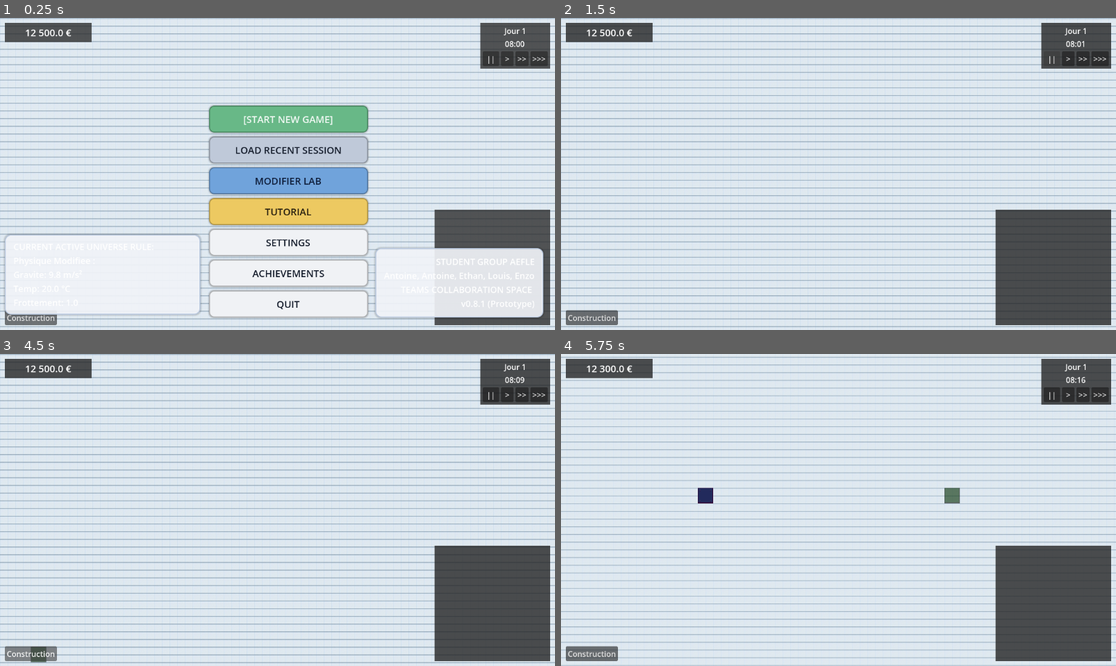
Above: before the commit, frames 1-4 (two rows, left to right).
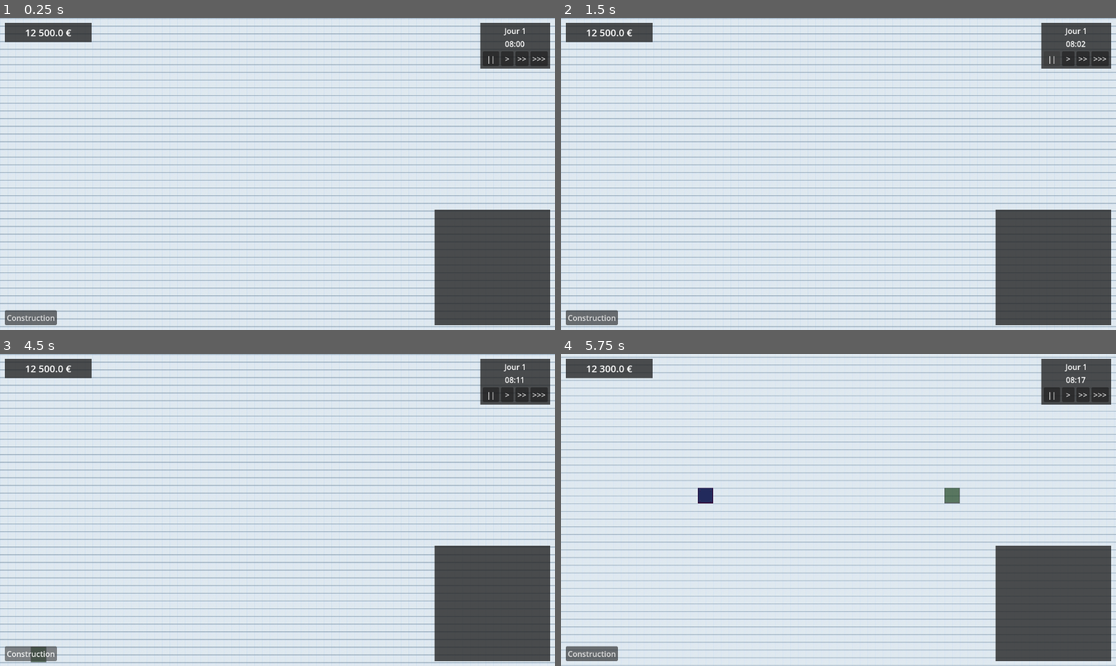
Above: after the commit, the same moments.

Repository: AApoLLoo/Projet
Game: Godot game, scene res://scene/level.tscn
Two runs of this game, one before a commit and one after it. Both use one fixed random seed, a clock stepped at 60 frames per second and the inputs below. Before the commit the project starts from res://scene/main_menu.tscn.
Inputs (mouse positions are in pixels of both pictures, inside the frame that each line leads up to):
- Up to frame 1 (0.25 s): no input
- Up to frame 2 (1.5 s): click (849, 117) at 0.5 s, where only the run before the commit has a clickable "[START NEW GAME]"; click "||" at 1.25 s
- Up to frame 3 (4.5 s): click ">" at 2 s; click ">>" at 2.75 s; click ">>>" at 3.5 s; click "Construction" at 4.25 s
- Up to frame 4 (5.75 s): tap Enter at 5 s; move the mouse to (960, 494) at 5.02 s; hold D from 5.03 s (still down); tap Down (camera_down) at 5.1 s; click (960, 494) at 5.17 s

The runs differ from the first frame. In frame 1, 20% of the frame differs, in the area x 0-98%, y 27-97%; in frame 2, less than 0.1%; in frame 3, less than 0.1%; in frame 4, less than 0.1%.

Commit message:
Add belt/curve/turbine assets and scenes
Add multiple texture assets and their import metadata (Curve_0001-0004, Turbine Animation 0006, belt-start/mid/end) and new scene resources for belt pieces, belt curve top, and a 2D turbine. Configure AnimatedSprite frames for the belt segments and curve. Update project.godot to point run/main_scene to the new level UID and adjust ext_resource entries in scene/level.tscn (cleaned/updated UID fields and added hud.tscn UID). These changes wire up new visual assets and scenes for conveyor/belt and turbine visuals.

Diff:
--- a/project.godot
+++ b/project.godot
@@ -11,7 +11,7 @@
 [application]
 
 config/name="Projet Segpa Challange"
-run/main_scene="uid://ylhh3mcm4cy3"
+run/main_scene="uid://b4bnjoqf12g83"
 config/features=PackedStringArray("4.6", "Forward Plus")
 config/icon="res://icon.svg"
 
--- /dev/null
+++ b/scene/ASSET/belt/beltend.tscn
@@ -0,0 +1,44 @@
+[gd_scene format=3 uid="uid://ds3pp37c56env"]
+
+[ext_resource type="Texture2D" uid="uid://jwi3ixkr8pxe" path="res://asset/belt-end.png" id="1_3au3j"]
+
+[sub_resource type="AtlasTexture" id="AtlasTexture_u1oq7"]
+atlas = ExtResource("1_3au3j")
+region = Rect2(0, 0, 64, 64)
+
+[sub_resource type="AtlasTexture" id="AtlasTexture_8o88e"]
+atlas = ExtResource("1_3au3j")
+region = Rect2(64, 0, 64, 64)
+
+[sub_resource type="AtlasTexture" id="AtlasTexture_653ua"]
+atlas = ExtResource("1_3au3j")
+region = Rect2(128, 0, 64, 64)
+
+[sub_resource type="AtlasTexture" id="AtlasTexture_413jm"]
+atlas = ExtResource("1_3au3j")
+region = Rect2(192, 0, 64, 64)
+
+[sub_resource type="SpriteFrames" id="SpriteFrames_d1fhf"]
+animations = [{
+"frames": [{
+"duration": 1.0,
+"texture": SubResource("AtlasTexture_u1oq7")
+}, {
+"duration": 1.0,
+"texture": SubResource("AtlasTexture_8o88e")
+}, {
+"duration": 1.0,
+"texture": SubResource("AtlasTexture_653ua")
+}, {
+"duration": 1.0,
+"texture": SubResource("AtlasTexture_413jm")
+}],
+"loop": true,
+"name": &"default",
+"speed": 5.0
+}]
+
+[node name="beltend" type="Node2D" unique_id=1135212051]
+
+[node name="AnimatedSprite2D" type="AnimatedSprite2D" parent="." unique_id=1121658579]
+sprite_frames = SubResource("SpriteFrames_d1fhf")
--- /dev/null
+++ b/scene/ASSET/belt/beltmid.tscn
@@ -0,0 +1,45 @@
+[gd_scene format=3 uid="uid://dkvb35fcl5twk"]
+
+[ext_resource type="Texture2D" uid="uid://pv15tlalwcff" path="res://asset/belt-mid.png" id="1_ldjne"]
+
+[sub_resource type="AtlasTexture" id="AtlasTexture_mi2go"]
+atlas = ExtResource("1_ldjne")
+region = Rect2(0, 0, 64, 64)
+
+[sub_resource type="AtlasTexture" id="AtlasTexture_2iiot"]
+atlas = ExtResource("1_ldjne")
+region = Rect2(64, 0, 64, 64)
+
+[sub_resource type="AtlasTexture" id="AtlasTexture_2dy78"]
+atlas = ExtResource("1_ldjne")
+region = Rect2(128, 0, 64, 64)
+
+[sub_resource type="AtlasTexture" id="AtlasTexture_t5nyb"]
+atlas = ExtResource("1_ldjne")
+region = Rect2(192, 0, 64, 64)
+
+[sub_resource type="SpriteFrames" id="SpriteFrames_pjtlh"]
+animations = [{
+"frames": [{
+"duration": 1.0,
+"texture": SubResource("AtlasTexture_mi2go")
+}, {
+"duration": 1.0,
+"texture": SubResource("AtlasTexture_2iiot")
+}, {
+"duration": 1.0,
+"texture": SubResource("AtlasTexture_2dy78")
+}, {
+"duration": 1.0,
+"texture": SubResource("AtlasTexture_t5nyb")
+}],
+"loop": true,
+"name": &"default",
+"speed": 5.0
+}]
+
+[node name="beltmid" type="Node2D" unique_id=2105109412]
+
+[node name="AnimatedSprite2D" type="AnimatedSprite2D" parent="." unique_id=489065791]
+sprite_frames = SubResource("SpriteFrames_pjtlh")
+autoplay = "default"
--- /dev/null
+++ b/scene/ASSET/belt/beltstart.tscn
@@ -0,0 +1,46 @@
+[gd_scene format=3 uid="uid://che3ckrwbas7l"]
+
+[ext_resource type="Texture2D" uid="uid://kfrcovb5t6gi" path="res://asset/belt-start.png" id="1_64je7"]
+
+[sub_resource type="AtlasTexture" id="AtlasTexture_83yk1"]
+atlas = ExtResource("1_64je7")
+region = Rect2(0, 0, 64, 64)
+
+[sub_resource type="AtlasTexture" id="AtlasTexture_p0pyl"]
+atlas = ExtResource("1_64je7")
+region = Rect2(64, 0, 64, 64)
+
+[sub_resource type="AtlasTexture" id="AtlasTexture_xuyjl"]
+atlas = ExtResource("1_64je7")
+region = Rect2(128, 0, 64, 64)
+
+[sub_resource type="AtlasTexture" id="AtlasTexture_dxten"]
+atlas = ExtResource("1_64je7")
+region = Rect2(192, 0, 64, 64)
+
+[sub_resource type="SpriteFrames" id="SpriteFrames_rrj5h"]
+animations = [{
+"frames": [{
+"duration": 0.5,
+"texture": SubResource("AtlasTexture_83yk1")
+}, {
+"duration": 1.0,
+"texture": SubResource("AtlasTexture_p0pyl")
+}, {
+"duration": 1.0,
+"texture": SubResource("AtlasTexture_xuyjl")
+}, {
+"duration": 1.0,
+"texture": SubResource("AtlasTexture_dxten")
+}],
+"loop": true,
+"name": &"default",
+"speed": 5.0
+}]
+
+[node name="Beltstart" type="Node2D" unique_id=1006008569]
+
+[node name="AnimatedSprite2D" type="AnimatedSprite2D" parent="." unique_id=1894799795]
+sprite_frames = SubResource("SpriteFrames_rrj5h")
+autoplay = "default"
+frame_progress = 0.3072645
--- /dev/null
+++ b/scene/ASSET/turbine_2d.tscn
@@ -0,0 +1,5 @@
+[gd_scene format=3 uid="uid://c2gxv2swfb4mu"]
+
+[node name="Turbine2D" type="Node2D" unique_id=263519013]
+
+[node name="AnimatedSprite2D" type="AnimatedSprite2D" parent="." unique_id=1900461012]
--- /dev/null
+++ b/scene/beltcurvetop.tscn
@@ -0,0 +1,48 @@
+[gd_scene format=3 uid="uid://csxi4y85behxc"]
+
+[ext_resource type="Texture2D" uid="uid://cyjcncgjijm2l" path="res://asset/Curve_0001.png" id="1_cb071"]
+
+[sub_resource type="AtlasTexture" id="AtlasTexture_cpbmy"]
+atlas = ExtResource("1_cb071")
+region = Rect2(172, 0, 172, 171)
+
+[sub_resource type="AtlasTexture" id="AtlasTexture_cnkhd"]
+atlas = ExtResource("1_cb071")
+region = Rect2(0, 0, 172, 171)
+
+[sub_resource type="AtlasTexture" id="AtlasTexture_fn0ef"]
+atlas = ExtResource("1_cb071")
+region = Rect2(344, 0, 172, 171)
+
+[sub_resource type="AtlasTexture" id="AtlasTexture_tq3c4"]
+atlas = ExtResource("1_cb071")
+region = Rect2(516, 0, 172, 171)
+
+[sub_resource type="SpriteFrames" id="SpriteFrames_ka00q"]
+animations = [{
+"frames": [{
+"duration": 1.0,
+"texture": SubResource("AtlasTexture_cpbmy")
+}, {
+"duration": 1.0,
+"texture": SubResource("AtlasTexture_cnkhd")
+}, {
+"duration": 1.0,
+"texture": SubResource("AtlasTexture_fn0ef")
+}, {
+"duration": 1.0,
+"texture": SubResource("AtlasTexture_tq3c4")
+}],
+"loop": true,
+"name": &"default",
+"speed": 5.0
+}]
+
+[node name="Beltcurvetop" type="Node2D" unique_id=1733774233]
+
+[node name="AnimatedSprite2D" type="AnimatedSprite2D" parent="." unique_id=1749146392]
+position = Vector2(-5.7499914, 23.624996)
+scale = Vector2(1.5552325, 1.3961986)
+sprite_frames = SubResource("SpriteFrames_ka00q")
+autoplay = "default"
+frame_progress = 0.27337947
Binary file added: asset/Curve_0001.png
Not shown, added: asset/Curve_0001.png.import
Binary file added: asset/Curve_0002.png
Not shown, added: asset/Curve_0002.png.import
Binary file added: asset/Curve_0003.png
Not shown, added: asset/Curve_0003.png.import
Binary file added: asset/Curve_0004.png
Not shown, added: asset/Curve_0004.png.import
Binary file added: asset/Turbine Animation 0006.png
Not shown, added: asset/Turbine Animation 0006.png.import
Binary file added: asset/belt-end.png
Not shown, added: asset/belt-end.png.import
(and 5 more such lines)
